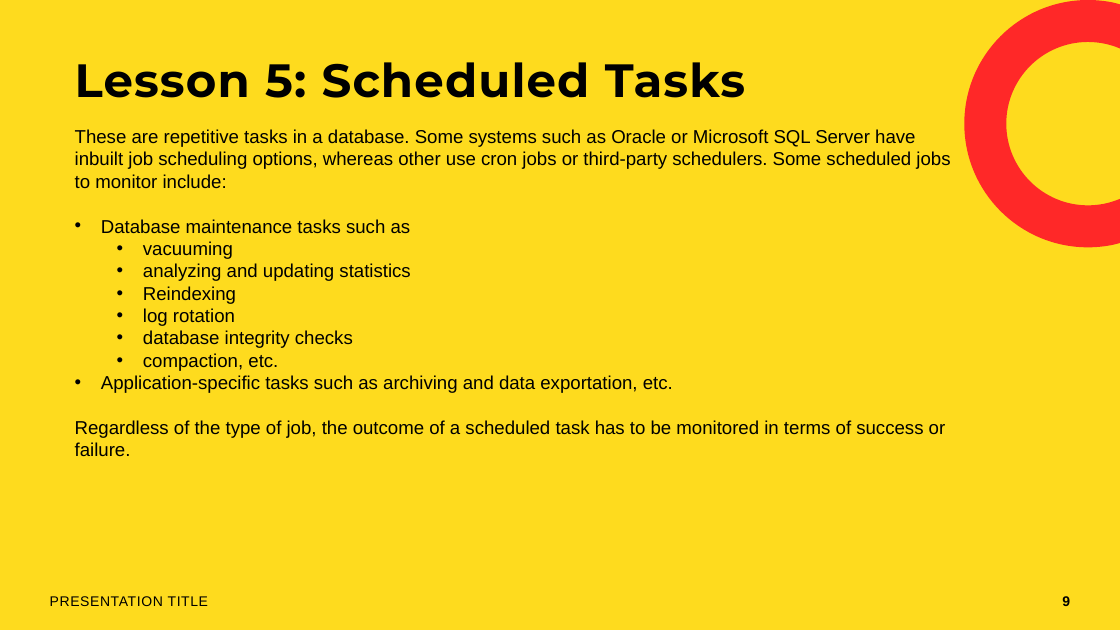
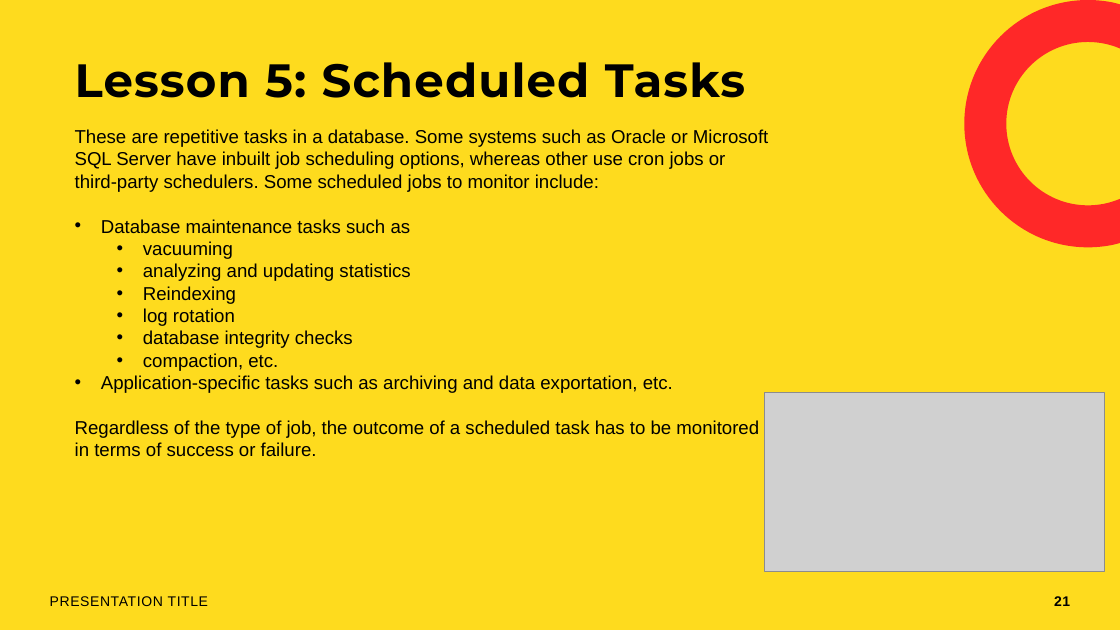
Before and after one commit to rolling-scopes-school/devops, a slide deck: slide 21 of modules/11. Monitoring/Database Monitoring.pptx (slide 9 before the commit). Drawn at 1120x630 pixels with LibreOffice and Linux fonts; fonts in the diff are those of the drawing; grey boxes stand for pictures; background and template pictures are left out. Boxes give left, top, right and bottom in pixels: in the first picture for what was removed or moved away, otherwise in the second. Text is boxed around its words. In the diff, an @@ line names an element or a change of style, - is before the commit and + after.

```diff
--- a/modules/11. Monitoring/Database Monitoring.pptx
+++ b/modules/11. Monitoring/Database Monitoring.pptx
@@ text "These are repetitive tasks in ..." rewrapped from (75,129,950,456) to (75,129,768,457) @@
@@ picture added at (765,392,1104,572) @@
@@ page number at (1054,596,1070,606): text changed @@
-9
+21
```
Also in this commit, not shown: 17 other slides changed, 12 slides added.
